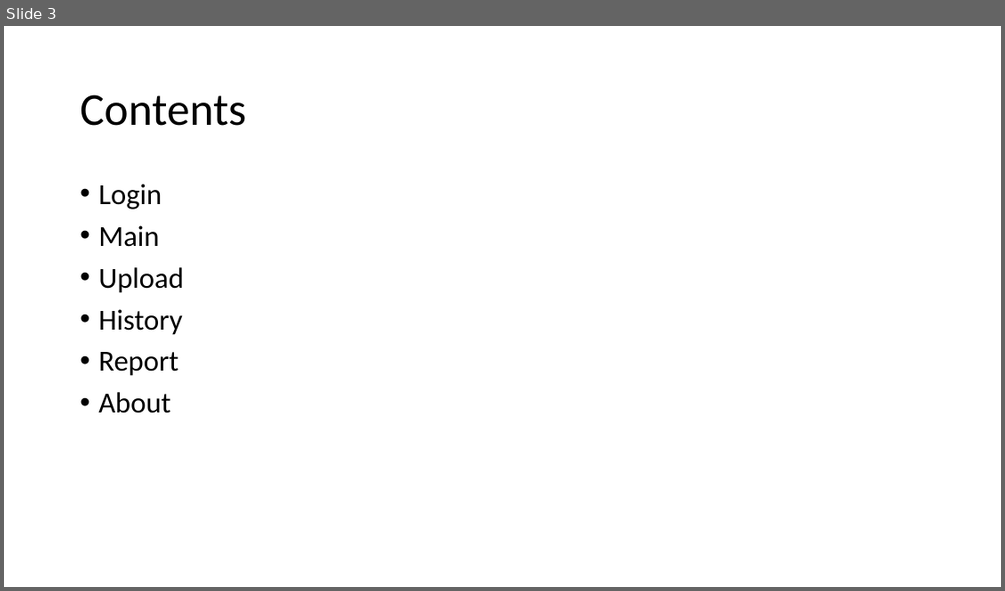
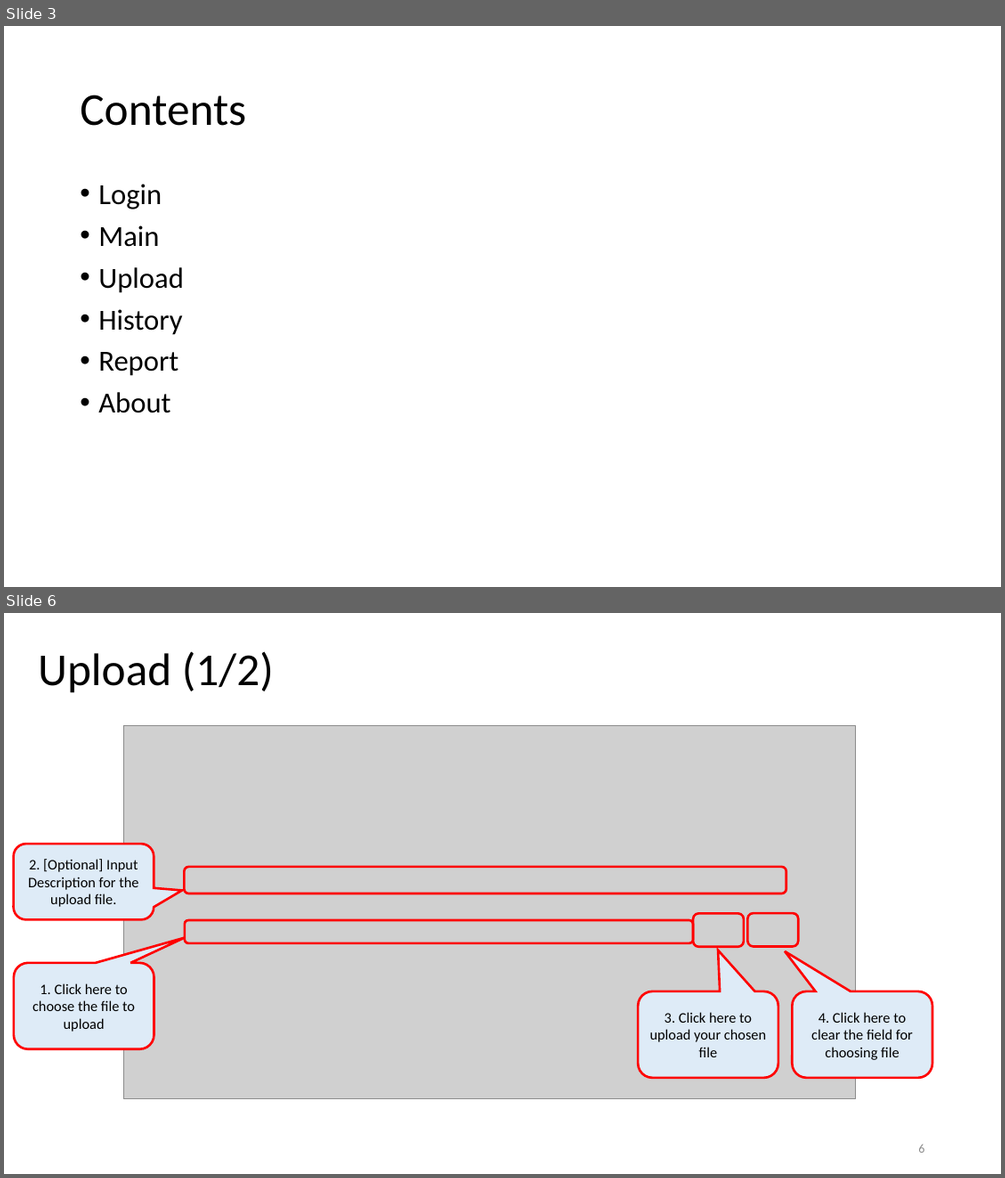
Before and after one commit to ZirconiumZr/UOB_SIT, a slide deck: uob_website/analysis/utils/Voice_To_Text_Analysis_Web_UserGuide.pptx. Shown one above the other, each under a label of ours: slide 3 before the commit, slides 3 and 6 after it; the slides between them are not shown. The pictures are 1005x591 and 1005x1178 pixels, drawn with LibreOffice and Linux fonts; fonts in the diff are those of the drawing; grey boxes stand for pictures. Boxes give left, top, right and bottom in pixels: in the first picture for what was removed or moved away, otherwise in the second. Text is boxed around its words. In the diff, an @@ line names an element or a change of style, - is before the commit and + after.

```diff
--- a/uob_website/analysis/utils/Voice_To_Text_Analysis_Web_UserGuide.pptx
+++ b/uob_website/analysis/utils/Voice_To_Text_Analysis_Web_UserGuide.pptx
@@ slide 6 added at (x1=4, y1=613, x2=1001, y2=1174), background #FFFFFF @@
@@ text added at (x1=38, y1=651, x2=274, y2=693), 44 pt, text #000000 @@
+Upload (1/2)
@@ picture added at (x1=123, y1=726, x2=856, y2=1099) @@
@@ rounded speech box added at (x1=14, y1=844, x2=154, y2=919), fill #DEEBF7, outline #FF0000 2.25 pt, 14 pt, text #000000 @@
+2. [Optional] Input Description for the upload file.
@@ rounded rectangle added at (x1=184, y1=867, x2=786, y2=893), outline #FF0000 2.25 pt @@
@@ rounded rectangle added at (x1=185, y1=920, x2=694, y2=943), outline #FF0000 2.25 pt @@
@@ rounded rectangle added at (x1=694, y1=914, x2=744, y2=948), outline #FF0000 2.25 pt @@
@@ rounded rectangle added at (x1=748, y1=913, x2=799, y2=947), outline #FF0000 2.25 pt @@
@@ rounded speech box added at (x1=14, y1=963, x2=154, y2=1049), fill #DEEBF7, outline #FF0000 2.25 pt, 14 pt, text #000000 @@
+1. Click here to choose the file to upload
@@ rounded speech box added at (x1=638, y1=991, x2=778, y2=1078), fill #DEEBF7, outline #FF0000 2.25 pt, 14 pt, text #000000 @@
+3. Click here to upload your chosen file
@@ rounded speech box added at (x1=793, y1=991, x2=933, y2=1078), fill #DEEBF7, outline #FF0000 2.25 pt, 14 pt, text #000000 @@
+4. Click here to clear the field for choosing file
@@ page number added at (x1=918, y1=1144, x2=924, y2=1152), 12 pt, text #8C8C8C @@
+6
```
Also in this commit, not shown: 3 slides changed, 11 other slides added, 9 slides removed.
